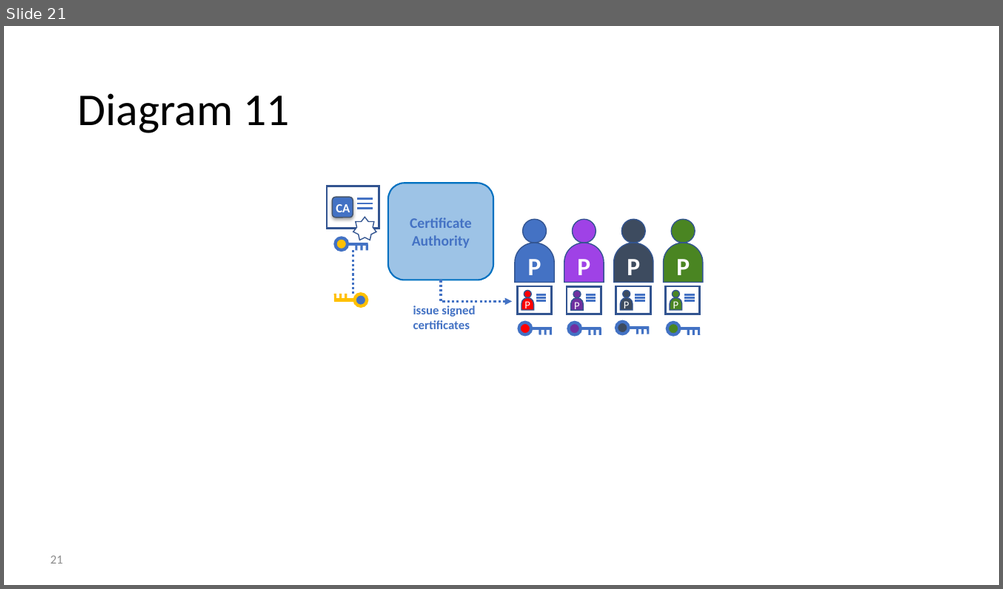
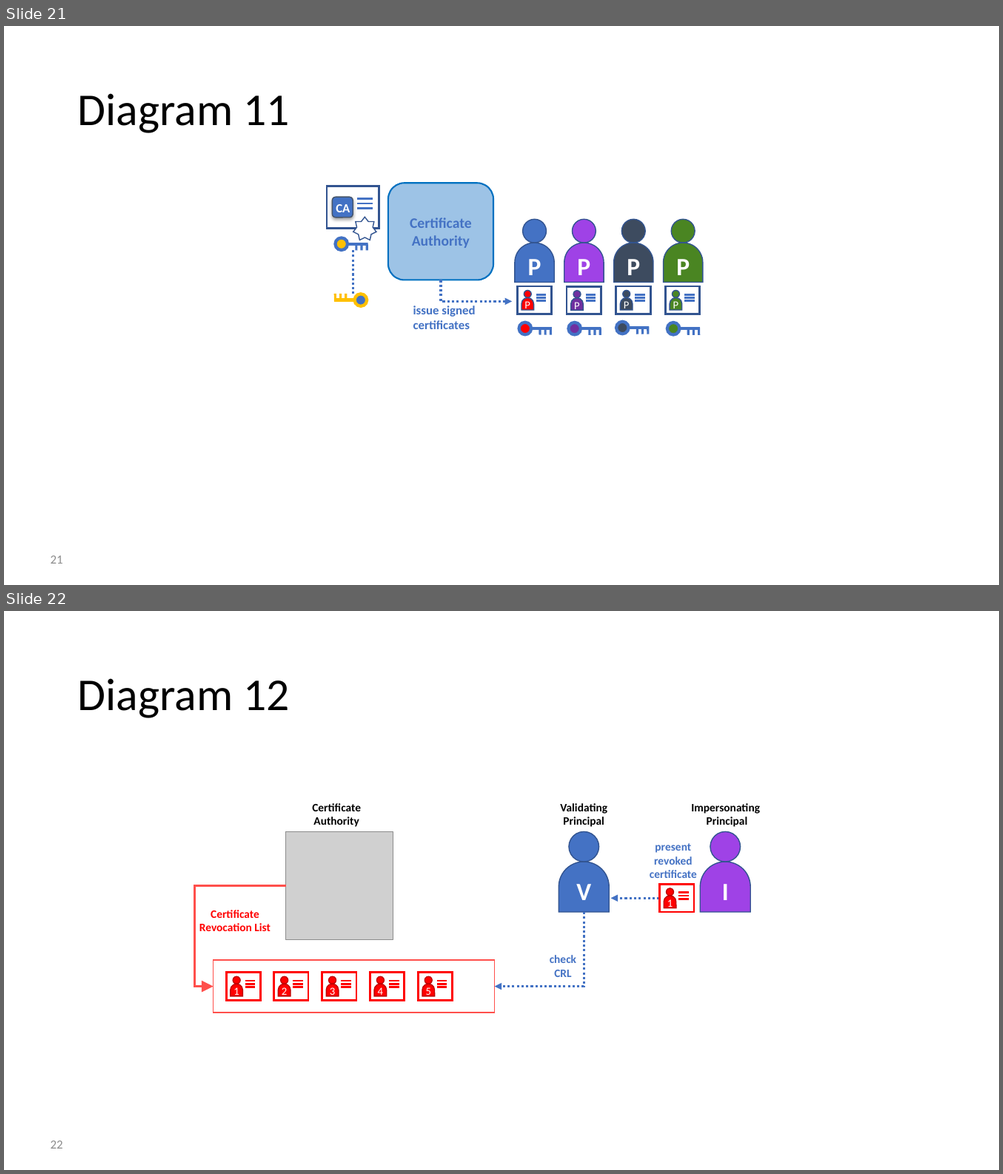
Before and after one commit to FabricTOC/FabricTOC, a slide deck: docs/OtherSourceMaterial/Diagrams.pptx. Shown one above the other, each under a label of ours: slide 21 before the commit, slides 21 and 22 after it. The pictures are 1003x589 and 1003x1174 pixels, drawn with LibreOffice and Linux fonts; fonts in the diff are those of the drawing; grey boxes stand for pictures. Boxes give left, top, right and bottom in pixels: in the first picture for what was removed or moved away, otherwise in the second. Text is boxed around its words. In the diff, an @@ line names an element or a change of style, - is before the commit and + after.

```diff
--- a/docs/OtherSourceMaterial/Diagrams.pptx
+++ b/docs/OtherSourceMaterial/Diagrams.pptx
@@ slide 22 added at (4,611,999,1170), background #FFFFFF @@
@@ title added at (78,678,289,718), 44 pt, text #000000 @@
+Diagram 12
@@ text added at (312,803,361,827), 11 pt, text #000000, bold @@
+Certificate
+Authority
@@ text added at (560,803,607,827), 11 pt, text #000000, bold @@
+Validating Principal
@@ text added at (691,803,760,827), 11 pt, text #000000, bold @@
+Impersonating Principal
@@ picture added at (286,832,393,940) @@
@@ ellipse added at (569,832,599,862), fill #4472C4, outline #325491 1 pt @@
@@ ellipse added at (710,832,740,862), fill #9F42E6, outline #325491 1 pt @@
@@ text added at (649,843,697,878), 11 pt, text #4472C4, bold @@
+present
+revoked certificate
@@ round same rect added at (558,862,609,911), fill #4472C4, outline #325491 1 pt, 24 pt, text #FFFFFF, bold @@
+V
@@ round same rect added at (700,862,750,911), fill #9F42E6, outline #325491 1 pt, 24 pt, text #FFFFFF, bold @@
+I
@@ elbow arrow added from (286, 886) to (213, 987), #FF4F4B 2.25 pt @@
@@ arrow added from (660, 898) to (611, 898), #4372C4 2.25 pt dashed @@
@@ group added at (660,885,694,912): 3 lines, 1 rectangle, 1 ellipse, 1 round same rect @@
+1
@@ text added at (199,910,270,931), 11 pt, text #FF0000, bold @@
+Certificate
+Revocation List
@@ elbow arrow added from (583, 912) to (494, 987), #4372C4 2.25 pt dashed @@
@@ rectangle added at (213,960,494,1013), outline #FF4F4B 1 pt @@
@@ text added at (549,955,576,977), 11 pt, text #4472C4, bold @@
+check CRL
@@ group added at (226,973,261,1000): 3 lines, 1 rectangle, 1 ellipse, 1 round same rect @@
+1
@@ group added at (274,973,308,1000): 3 lines, 1 rectangle, 1 ellipse, 1 round same rect @@
+2
@@ group added at (322,973,356,1000): 3 lines, 1 rectangle, 1 ellipse, 1 round same rect @@
+3
@@ group added at (370,973,404,1000): 3 lines, 1 rectangle, 1 ellipse, 1 round same rect @@
+4
@@ group added at (418,973,452,1000): 3 lines, 1 rectangle, 1 ellipse, 1 round same rect @@
+5
@@ page number added at (51,1141,63,1149), 12 pt, text #8C8C8C @@
+22
```
Also in this commit, not shown: 2 other files.
